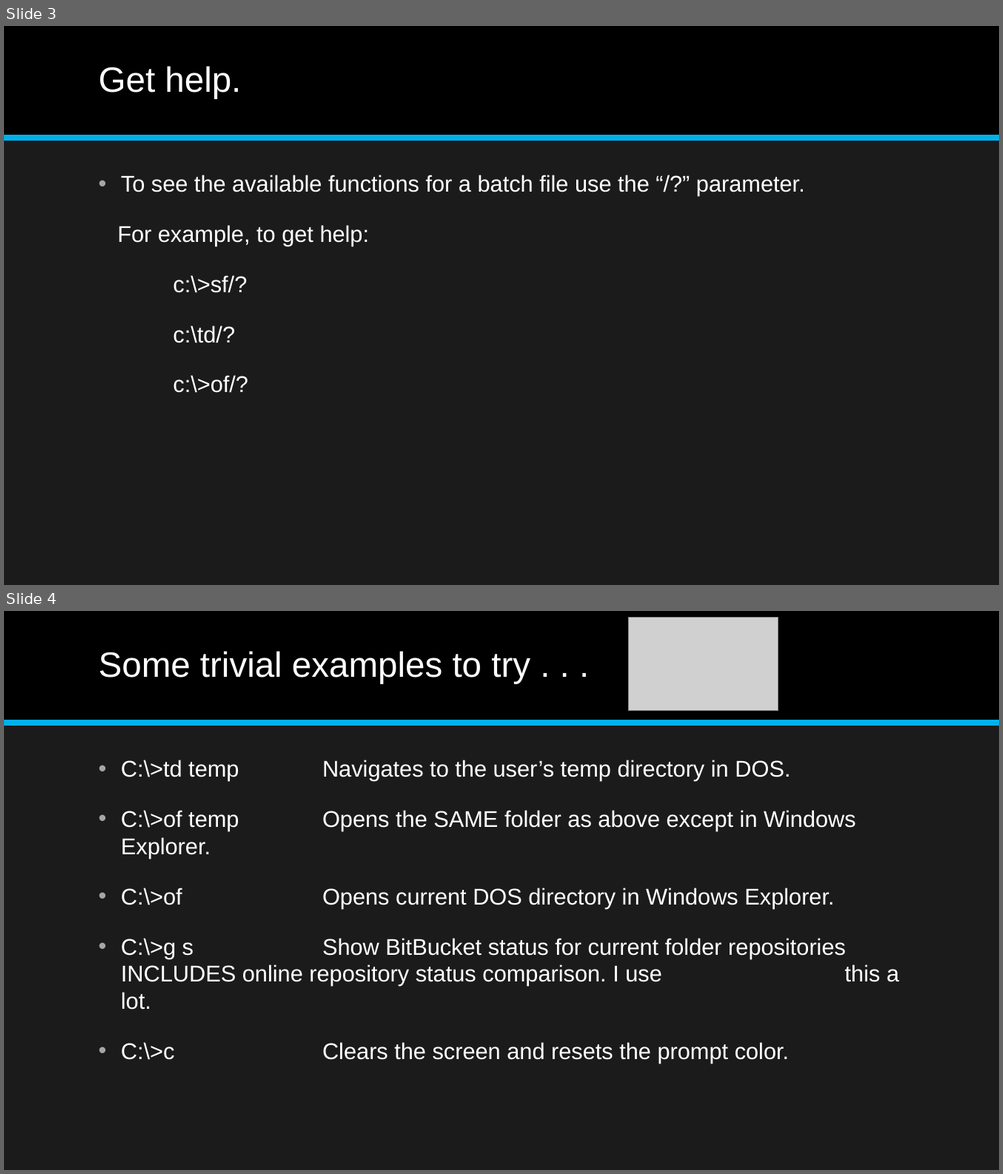
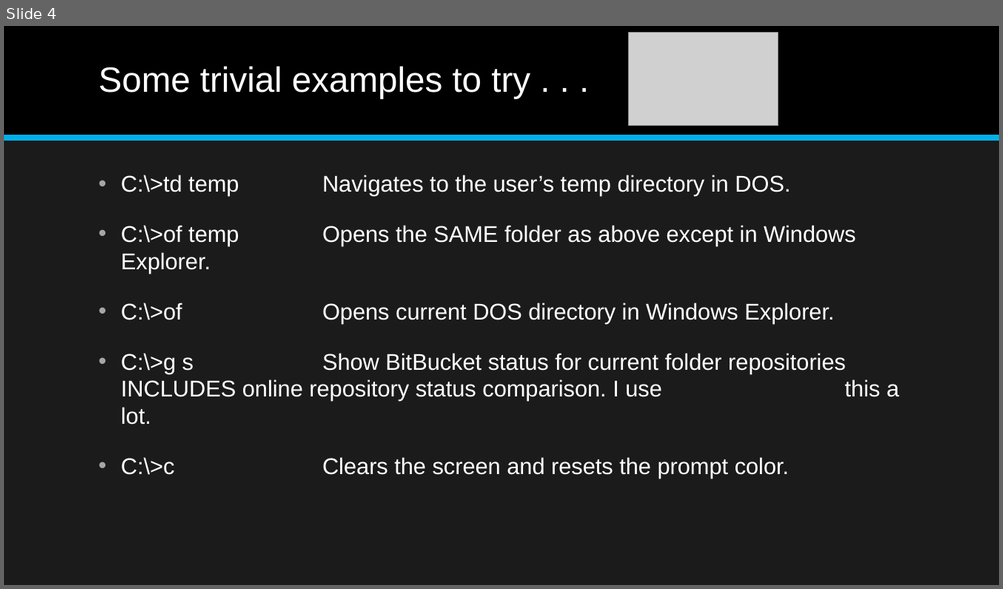
Before and after one commit to jonathan-r-jones/Composable-Batch-Files, a slide deck: Composable Batch File Helper.pptx. Shown one above the other, each under a label of ours: slides 3 and 4 before the commit, slide 4 after it. The pictures are 1003x1174 and 1003x589 pixels, drawn with LibreOffice and Linux fonts; fonts in the diff are those of the drawing; grey boxes stand for pictures. Boxes give left, top, right and bottom in pixels: in the first picture for what was removed or moved away, otherwise in the second. Text is boxed around its words. In the diff, an @@ line names an element or a change of style, - is before the commit and + after.

```diff
--- a/Composable Batch File Helper.pptx
+++ b/Composable Batch File Helper.pptx
@@ slide 3 removed at bbox=[4, 26, 999, 585], background #1B1B1B; not listed: 2 template elements that a slide beside it also shows @@
@@ title removed at bbox=[99, 66, 241, 99] @@
-Get help.
@@ text removed at bbox=[117, 175, 805, 393] @@
-• To see the available functions for a batch file use the “/?” parameter.
-For example, to get help:
-c:\>sf/?
-c:\td/?
-c:\>of/?
```
Also in this commit, not shown: 1 slide changed, 2 slides added, 1 other slide removed, 4 other files.
